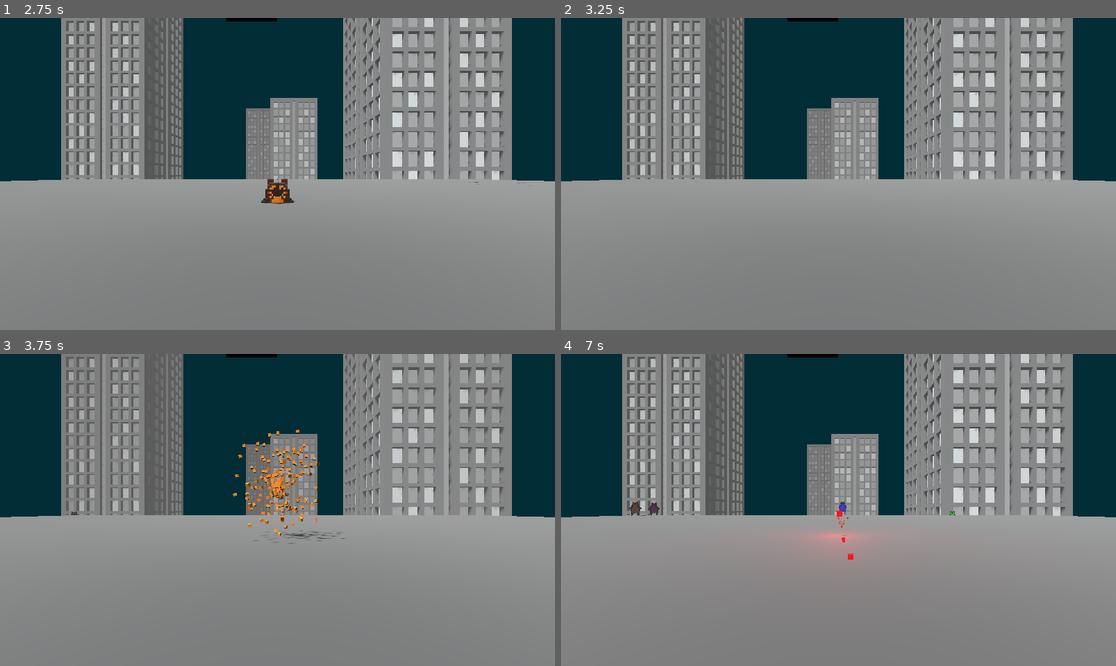
Above: before the commit, frames 1-4 (two rows, left to right).
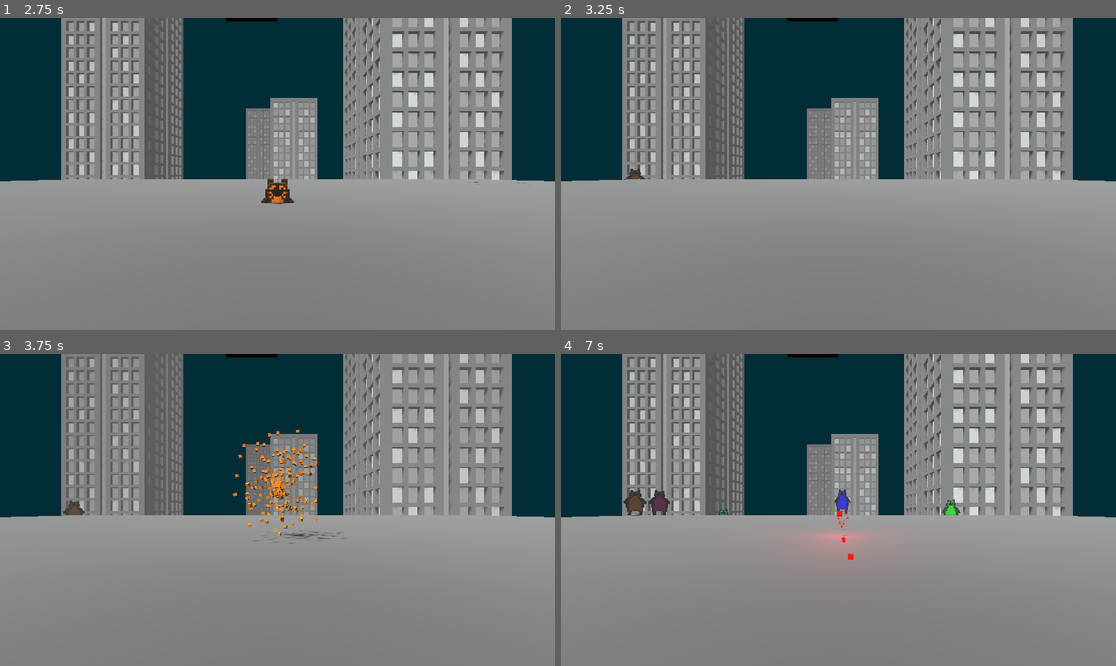
Above: after the commit, the same moments.

Repository: Majsek/Project_BC
Game: Godot game, scene res://scenes/world.tscn
Two runs of this game, one before a commit and one after it. Both use one fixed random seed, a clock stepped at 60 frames per second and the inputs below.
Inputs:
- Up to frame 1 (2.75 s): tap Enter (ui_accept) at 0.5, 0.77, 1.52 s; hold Up (ui_up) 0.53-1.28 s; hold Down (ui_down) 1.28-2.03 s; hold Up (ui_up) from 2.03 s (still down)
- Up to frame 2 (3.25 s): keep holding Up (ui_up); tap Enter (ui_accept) at 3.02 s
- Up to frame 3 (3.75 s): release Up (ui_up) at 3.53 s; hold Down (ui_down) from 3.53 s (still down)
- Up to frame 4 (7 s): tap Enter (ui_accept) at 3.77, 4.52, 6.02, 6.77 s; release Down (ui_down) at 5.78 s; hold Up (ui_up) from 5.78 s (still down)

Frame 1 is identical in both runs. In frame 2, less than 0.1% of the frame differs, in the area x 11-16%, y 48-52%; in frame 3, 0.1%; in frame 4, 0.7%, in the area x 11-72%, y 43-52%.
Error before the commit: Trying to assign value of type 'Nil' to a variable of type 'int'. (res://scripts/world.gd:121)

Commit message:
fixing, +player movement limited to playable area

Diff:
--- a/scripts/player.gd
+++ b/scripts/player.gd
@@ -18,6 +18,7 @@
 var grabbing_ : bool = false
 var first_grabbing_hand_ : XRController3D
 
+
 @onready var main_ : Node3D = $"/root/world"
 @onready var right_hand_ : XRController3D = $XROrigin3D/right_hand
 @onready var left_hand_ : XRController3D = $XROrigin3D/left_hand
@@ -177,26 +178,58 @@
 		right_initial_grab_pos_ = right_hand_.position
 		left_initial_grab_pos_ = left_hand_.position
 
+	##if (right_hand_.position.distance_to(right_initial_grab_pos_) < 0.3):
+	#if first_grabbing_hand_ == right_hand_:
+		##TODO: tenhle if je možná zbytečnej
+		#if right_hand_.grabbing_:
+			#self.position = Vector3(
+				#player_initial_pos_.x+(right_initial_grab_pos_.x-right_hand_.position.x)*10,
+				#0,
+				#player_initial_pos_.z+(right_initial_grab_pos_.z-right_hand_.position.z)*10)
+	#
+	#if first_grabbing_hand_ == left_hand_:
+		##TODO: tenhle if je možná zbytečnej
+		#if left_hand_.grabbing_:
+			#self.position = Vector3(
+				#player_initial_pos_.x+(left_initial_grab_pos_.x-left_hand_.position.x)*10,
+				#0,
+				#player_initial_pos_.z+(left_initial_grab_pos_.z-left_hand_.position.z)*10)
+
 	#if (right_hand_.position.distance_to(right_initial_grab_pos_) < 0.3):
 	if first_grabbing_hand_ == right_hand_:
 		#TODO: tenhle if je možná zbytečnej
 		if right_hand_.grabbing_:
-			self.position = Vector3(
+			changePos(Vector3(
 				player_initial_pos_.x+(right_initial_grab_pos_.x-right_hand_.position.x)*10,
 				0,
 				player_initial_pos_.z+(right_initial_grab_pos_.z-right_hand_.position.z)*10)
+			)
 
 	if first_grabbing_hand_ == left_hand_:
 		#TODO: tenhle if je možná zbytečnej
 		if left_hand_.grabbing_:
-			self.position = Vector3(
+			changePos(Vector3(
 				player_initial_pos_.x+(left_initial_grab_pos_.x-left_hand_.position.x)*10,
 				0,
 				player_initial_pos_.z+(left_initial_grab_pos_.z-left_hand_.position.z)*10)
-
+			)
+
+##changes position of player and limits it to playable area: <+20xz,-20xz>
+func changePos(newPos):
+	##X
+	if (newPos.x > 20):
+		newPos.x = 20
+	if (newPos.x < -20):
+		newPos.x = -20
+	##Z
+	if (newPos.z > 20):
+		newPos.z = 20
+	if (newPos.z < -20):
+		newPos.z = -20
+	position = newPos
 
 func _on_body_entered(body):
-	if body.who() == "control_cube":
+	if body.who() == "control_cube" || body.who() == "floor":
 		return
 	body.die(0)
 	lives_ -= 1
--- a/scripts/world.gd
+++ b/scripts/world.gd
@@ -19,7 +19,7 @@
 var edge_3_allowed_ = false
 var edge_4_allowed_ = false
 
-var difficulty_multiplier_ : float = 1.0
+var difficulty_multiplier_ : float = 2.0
 
 var interface_ : XRInterface
 var enemy_ : Resource = preload("res://scenes/enemy.tscn")
@@ -102,7 +102,7 @@
 	enemies_.append(enemy)
 	add_child(enemy)
 	await get_tree().create_timer(1).timeout
-	difficulty_multiplier_ += 0.01
+	difficulty_multiplier_ += 0.02
 	spawnEnemy()
 
 func save_game():
@@ -118,6 +118,8 @@
 	var config := ConfigFile.new()
 	config.load(SAVE_PATH)
 
+	if config.get_value("stats", "money") == null:
+		return
 	money_ = config.get_value("stats", "money")
 	enemies_killed_all_time_ = config.get_value("stats", "enemies_killed")
 	dmg_done_all_time_ = config.get_value("stats", "dmg_done")
